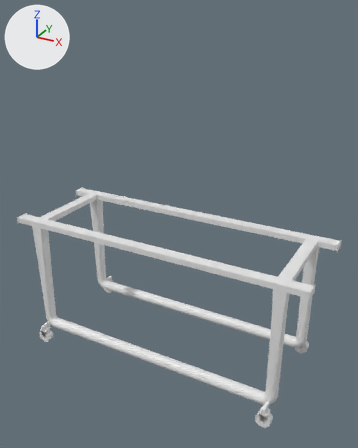
Two versions of the Blender file studio_assety.blend, one commit apart.
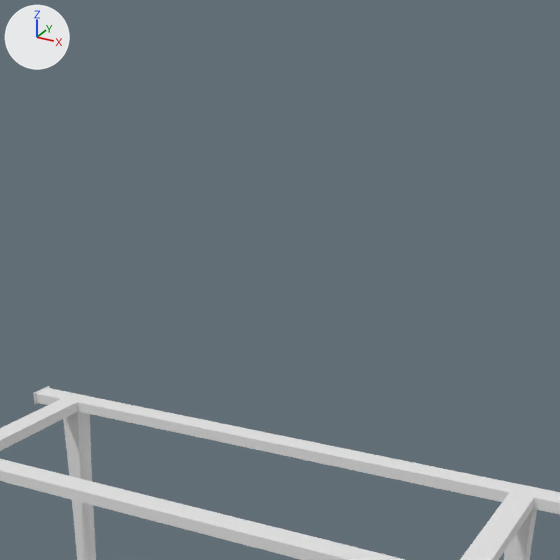
Each version is shown whole from a camera (50 mm lens) standing at (0.833, -6.084, 1.231) and looking at (-0.853, -3.02, -0.301), then close up on the part from 17% to 92% of the width and 0% to 61% of the height. The lights are fixed; the arrows at upper left show +X, +Y and +Z.

The scene before the commit, as lines of its bpy script (objects in view):
```python
me_cylinder = bpy.data.meshes.new('Cylinder')
me_cylinder.from_pydata(...)  # 2256 vertices, 2090 faces; spans x -1.83..0.34, y -0.78..0.12, z -1.2..-0.19
ob_wieszaki = bpy.data.objects.new('wieszaki', me_cylinder)
ob_wieszaki.location = (0.0, -2.997, 0.0)
```
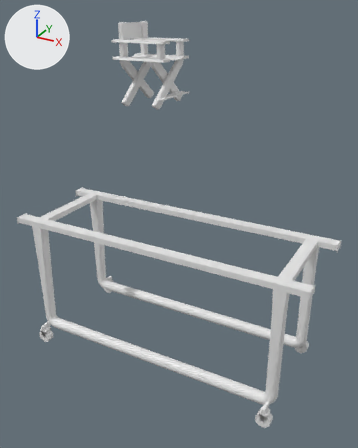
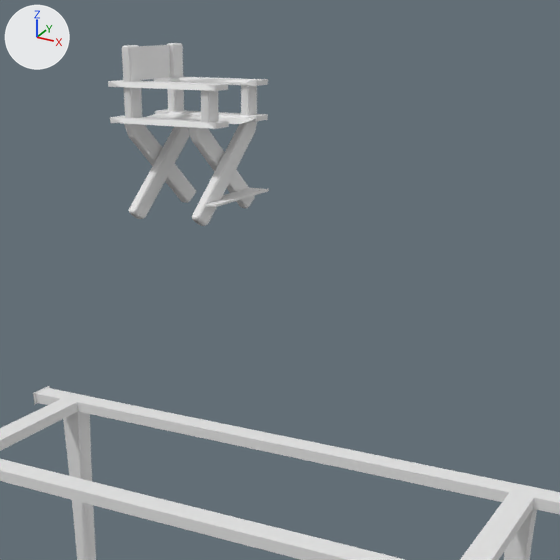
Location of each change, [x1, y1, x2, y2] in pixels of the close-ups (560 x 560 px):
```json
{"object": "krzeselko", "change": "added", "after": [108, 43, 269, 226]}
```

The change, as JSON lines over the scene's bpy script:
```json
{"op": "add", "block": "me_cube_002", "code": ["me_cube_002 = bpy.data.meshes.new('Cube.002')", "me_cube_002.from_pydata(...)  # 1603 vertices, 1356 faces, 1 loose edge; spans x -0.724..-0.196, y 0.056..0.635, z 0.421..1.108"]}
{"op": "add", "block": "ob_krzeselko", "code": ["ob_krzeselko = bpy.data.objects.new('krzeselko', me_cube_002)", "ob_krzeselko.location = (-1.129, -2.533, 0.0)"]}
```
